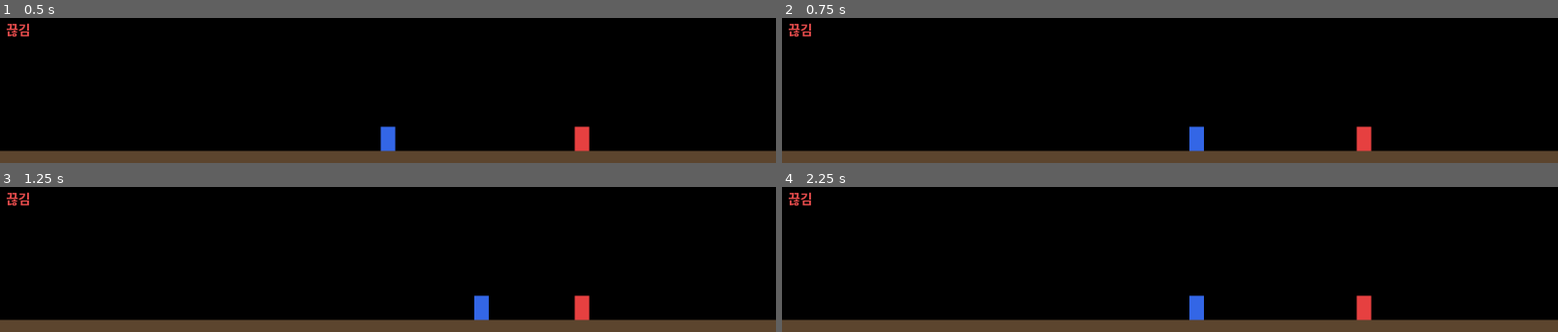
Above: before the commit, frames 1-4 (two rows, left to right).
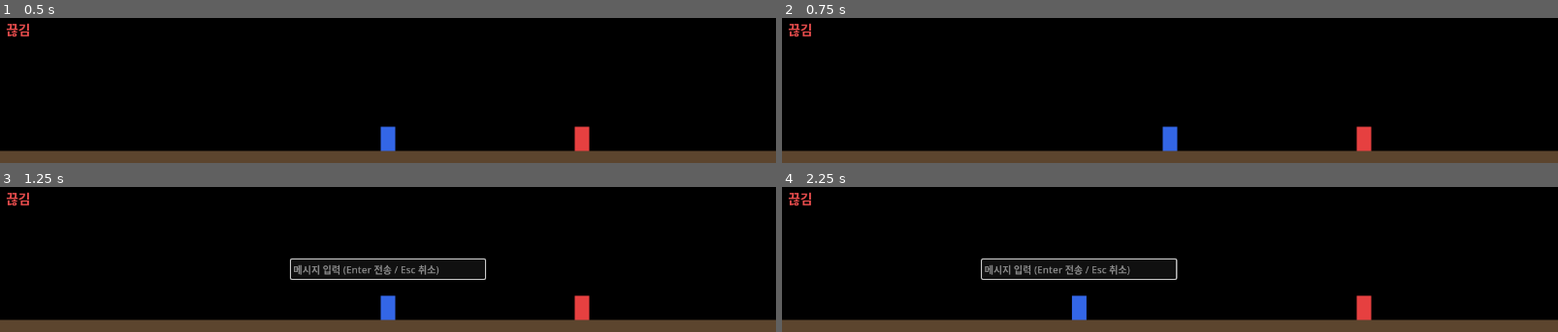
Above: after the commit, the same moments.

Repository: isjkms/Terrarium_Client
Game: Godot game, scene res://main.tscn
The game is run twice, just before and just after one commit, with the same random seed, the same clock (stepped at 60 frames per second) and the same inputs. This scene is started directly instead of the project's main scene. The engine's default icon, where the game draws it, is replaced by a stand-in: a white triangle on a blue panel in a dark square.
Inputs:
- Up to frame 1 (0.5 s): no input
- Up to frame 2 (0.75 s): tap Enter at 0.5, 0.6 s; hold Right (ui_right) from 0.53 s (still down)
- Up to frame 3 (1.25 s): keep holding Right (ui_right); tap Keypad Enter at 0.8 s
- Up to frame 4 (2.25 s): release Right (ui_right) at 1.28 s; hold Left (ui_left) 1.28-2.03 s; tap Keypad Enter at 1.35 s; tap Enter at 1.55, 2.1 s; hold Right (ui_right) from 2.03 s (still down)

Frame 1 is identical in both runs. In frame 2, 0.7% of the frame differs, in the area x 49-55%, y 74-92%; in frame 3, 1.7%; in frame 4, 1.7%, in the area x 25-55%, y 49-92%.

Commit message:
[CL-031][feat] 말풍선 채팅
https://github.com/isjkms/Terrarium_Client/issues/30

Diff:
--- a/main.gd
+++ b/main.gd
@@ -57,6 +57,7 @@
 func _ready() -> void:
 	_configure_game_window()
 	_setup_tray()
+	_setup_chat_input()
 
 	# CL-017 실험: 캐릭터/바닥 외 영역을 투명하게. project.godot의 transparent 설정과 함께 동작.
 	get_viewport().transparent_bg = true
@@ -108,6 +109,66 @@
 	if _tray_menu.is_valid():
 		NativeMenu.free_menu(_tray_menu)
 
+func _setup_chat_input() -> void:
+	# CL-031: 말풍선 입력용 LineEdit. 평소엔 숨겨두고 Enter로 진입한다.
+	# 영문 유효성 검증은 06_수정요약 결정에 따라 넣지 않는다(한글 IME는 CL-032).
+	_chat_input = LineEdit.new()
+	_chat_input.placeholder_text = "메시지 입력 (Enter 전송 / Esc 취소)"
+	_chat_input.max_length = CHAT_MAX_LENGTH
+	_chat_input.custom_minimum_size = Vector2(320, 0)
+	_chat_input.size = Vector2(320, 0)
+	_chat_input.visible = false
+	add_child(_chat_input)
+	_chat_input.text_submitted.connect(_on_chat_submitted)
+
+func _open_chat() -> void:
+	# 4.1.1: 입력 진입 시 캐릭터 이동을 멈춘다(LineEdit 포커스로 방향키도 소비됨).
+	move_dir = 0
+	_left_held = false
+	_right_held = false
+	_chat_active = true
+	# 내 캐릭터 머리 위로 입력창 위치. 화면(1280) 밖으로 안 나가게 clamp.
+	var px := my_floor_x * world_width
+	var box_w := _chat_input.size.x
+	_chat_input.position = Vector2(clampf(px - box_w / 2.0, 0.0, world_width - box_w), 120.0)
+	_chat_input.text = ""
+	_chat_input.visible = true
+	_chat_input.grab_focus()
+
+func _close_chat() -> void:
+	# 4.1.1: 입력 UI를 닫고 포커스를 게임 화면으로 되돌린다.
+	_chat_active = false
+	_chat_input.visible = false
+	_chat_input.release_focus()
+
+func _on_chat_submitted(text: String) -> void:
+	# 4.3.1: 빈 문자열은 전송하지 않는다.
+	var trimmed := text.strip_edges()
+	if trimmed != "":
+		_send({ "type": "chat", "text": trimmed })
+		# 서버 에코 여부와 무관하게 내 말풍선을 즉시 표시(낙관적).
+		_set_bubble(my_player_id, trimmed)
+	_close_chat()
+
+func _set_bubble(player_id: String, text: String) -> void:
+	# 4.3.1: 새 메시지는 기존 말풍선을 즉시 교체하고 타이머를 리셋한다.
+	_chat_bubbles[player_id] = { "text": text, "ttl": CHAT_BUBBLE_TTL }
+	queue_redraw()
+
+func _tick_bubbles(delta: float) -> void:
+	# 4.3.1: TTL 경과한 말풍선 제거.
+	if _chat_bubbles.is_empty():
+		return
+	var expired := []
+	for id in _chat_bubbles:
+		_chat_bubbles[id]["ttl"] -= delta
+		if _chat_bubbles[id]["ttl"] <= 0.0:
+			expired.append(id)
+	for id in expired:
+		_chat_bubbles.erase(id)
+	if not expired.is_empty():
+		queue_redraw()
+
 ## CL-021: always-on-top 현재 상태 (project.godot window/size/always_on_top=true 기본값과 일치)
 var _always_on_top := true
 
@@ -119,9 +180,24 @@
 var _tray_id := -1
 var _tray_menu := RID()
 
+## CL-031: 말풍선 채팅 (protocol.md chat 타입)
+const CHAT_BUBBLE_TTL := 5.0      # 4.3.1: 전송 시점부터 5초 표시
+const CHAT_MAX_LENGTH := 100
+var _chat_input: LineEdit
+var _chat_active := false
+var _chat_bubbles := {}           # playerId -> { "text": String, "ttl": float }
+
 func _unhandled_input(event: InputEvent) -> void:
 	if event.is_action_pressed("ui_cancel"):  # ESC
-		get_tree().quit()
+		# CL-031: 채팅 입력 중이면 ESC는 취소(전송 안 함), 아니면 기존대로 종료.
+		if _chat_active:
+			_close_chat()
+		else:
+			get_tree().quit()
+	elif event is InputEventKey and event.pressed and not event.echo and (event.keycode == KEY_ENTER or event.keycode == KEY_KP_ENTER):
+		# CL-031: Enter로 채팅 입력 진입 (입력 중 Enter는 LineEdit이 소비해 전송됨)
+		if not _chat_active:
+			_open_chat()
 	elif event is InputEventKey and event.pressed and not event.echo and event.keycode == KEY_T:
 		# CL-021: T 키로 always-on-top 토글
 		_always_on_top = not _always_on_top
@@ -162,6 +238,7 @@
 func _process(delta: float) -> void:
 	_poll_ws()
 	_tick_reconnect(delta)
+	_tick_bubbles(delta)
 
 	# delta 기반 이동으로 FPS와 무관하게 일정 속도.
 	if move_dir != 0:
@@ -244,8 +321,12 @@
 					continue
 				remote_players[p["id"]] = { "floor_x": p["floorX"], "facing": p["facing"] }
 			queue_redraw()
+		"chat":
+			# protocol.md: 수신 chat은 playerId/name/text. 말풍선은 text만 사용.
+			_set_bubble(msg["playerId"], msg["text"])
 		"player_left":
 			remote_players.erase(msg["playerId"])
+			_chat_bubbles.erase(msg["playerId"])
 			queue_redraw()
 		"error":
 			# CL-022: ROOM_FULL 등 서버 error 수신 시 메시지를 들고 메뉴로 복귀.
@@ -267,6 +348,9 @@
 
 	# 내 캐릭터
 	_draw_character(my_floor_x, PLAYER_COLORS[my_player_id])
+
+	# CL-031: 말풍선 (캐릭터 위)
+	_draw_bubbles()
 
 func _draw_connection_status() -> void:
 	# CL-020: 현재 WebSocket 연결 상태를 좌상단에 표시. latency는 서버 heartbeat 준비 후(보류).
@@ -295,3 +379,30 @@
 	# 밑변이 바닥선(floor_y)에 닿도록 도형을 세운다.
 	var px := floor_x * world_width
 	draw_rect(Rect2(px - CHAR_WIDTH / 2.0, floor_y - CHAR_HEIGHT, CHAR_WIDTH, CHAR_HEIGHT), color)
+
+func _draw_bubbles() -> void:
+	# CL-031: 말풍선이 있는 플레이어의 현재 위치 위에 그린다.
+	for id in _chat_bubbles:
+		var fx: float
+		if id == my_player_id:
+			fx = my_floor_x
+		elif remote_players.has(id):
+			fx = remote_players[id]["floor_x"]
+		else:
+			continue  # 이미 퇴장한 플레이어 등은 건너뛴다.
+		_draw_bubble(fx, _chat_bubbles[id]["text"])
+
+func _draw_bubble(floor_x: float, text: String) -> void:
+	var font := ThemeDB.fallback_font
+	var fs := 16
+	var ts := font.get_string_size(text, HORIZONTAL_ALIGNMENT_LEFT, -1, fs)
+	var pad := Vector2(10, 6)
+	var box_w := ts.x + pad.x * 2.0
+	var box_h := ts.y + pad.y * 2.0
+	var px := floor_x * world_width
+	# 캐릭터 머리 위. 화면(world_width) 밖으로 안 나가게 x를 clamp.
+	var box_x := clampf(px - box_w / 2.0, 0.0, world_width - box_w)
+	var box_y := floor_y - CHAR_HEIGHT - box_h - 8.0
+	draw_rect(Rect2(box_x, box_y, box_w, box_h), Color(1, 1, 1, 0.92), true)
+	draw_rect(Rect2(box_x, box_y, box_w, box_h), Color(0.2, 0.2, 0.2, 0.9), false, 1.0)
+	draw_string(font, Vector2(box_x + pad.x, box_y + pad.y + font.get_ascent(fs)), text, HORIZONTAL_ALIGNMENT_LEFT, -1, fs, Color.BLACK)
